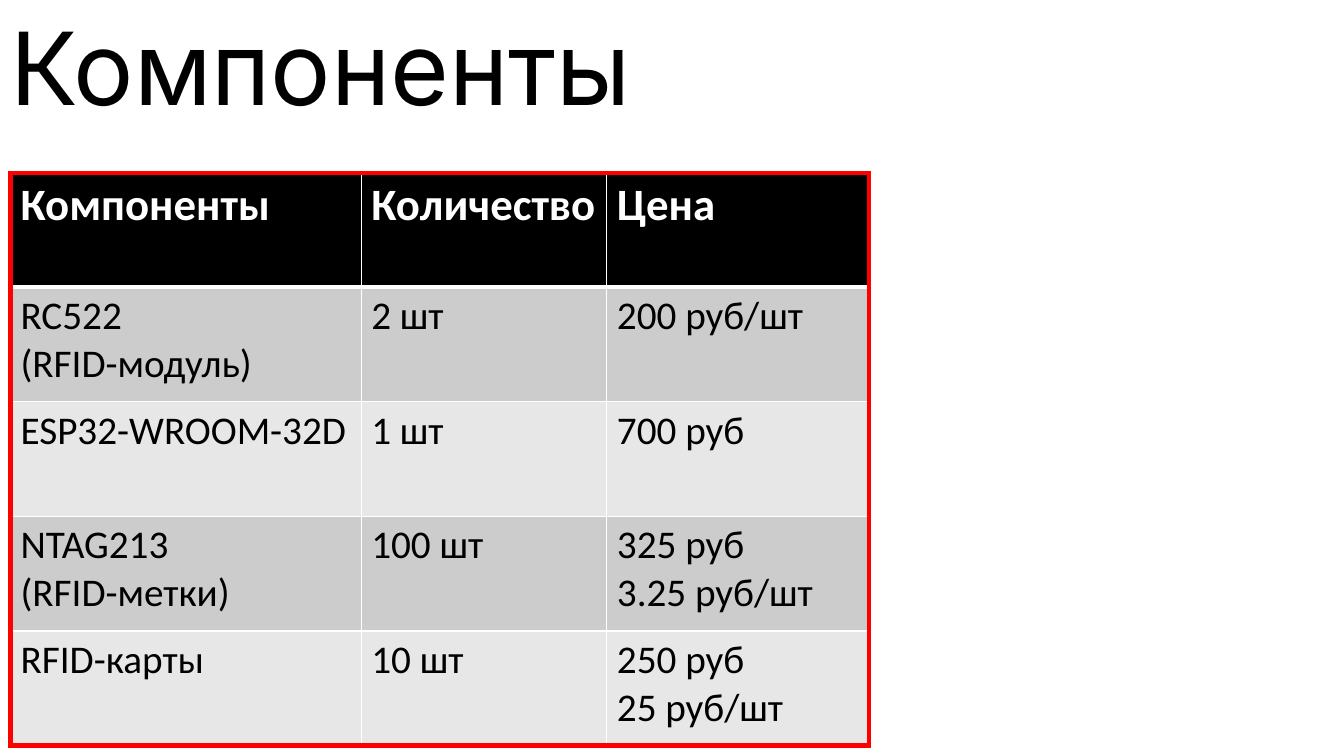
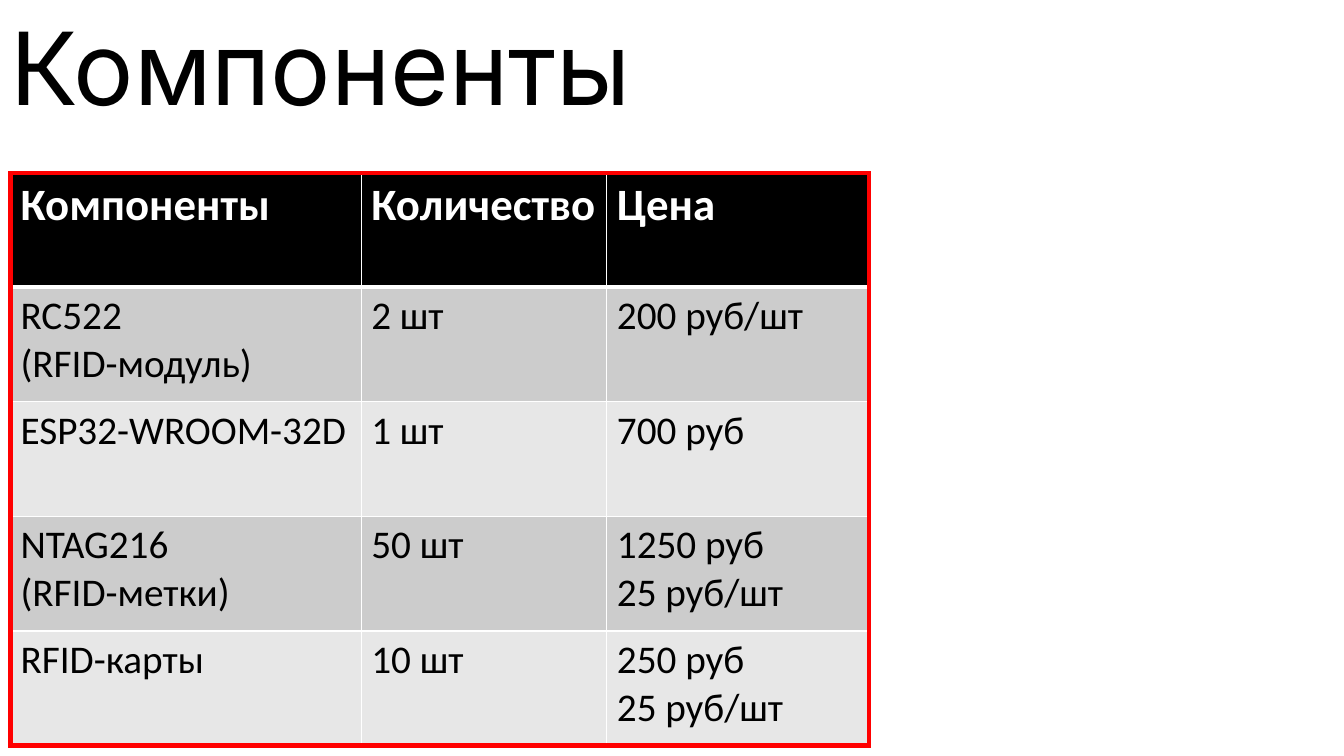
Before and after one commit to Lojinnn/Library, a slide deck: slide 7 of Библиотека_Чертежы/презентация/Библиотека.pptx. Drawn at 1344x756 pixels with LibreOffice and Linux fonts; fonts in the diff are those of the drawing; background and template pictures are left out. Boxes give left, top, right and bottom in pixels: in the first picture for what was removed or moved away, otherwise in the second. Text is boxed around its words. In the diff, an @@ line names an element or a change of style, - is before the commit and + after.

```diff
--- a/Библиотека_Чертежы/презентация/Библиотека.pptx
+++ b/Библиотека_Чертежы/презентация/Библиотека.pptx
@@ table at [10, 172, 869, 745] @@
-row 4: NTAG213 (RFID-метки) | 100 шт | 325 руб 3.25 руб/шт
+row 4: NTAG216 (RFID-метки) | 50 шт | 1250 руб 25 руб/шт
```
Also in this commit, not shown: 2 other slides changed, 1 slide added, 3 other files.
